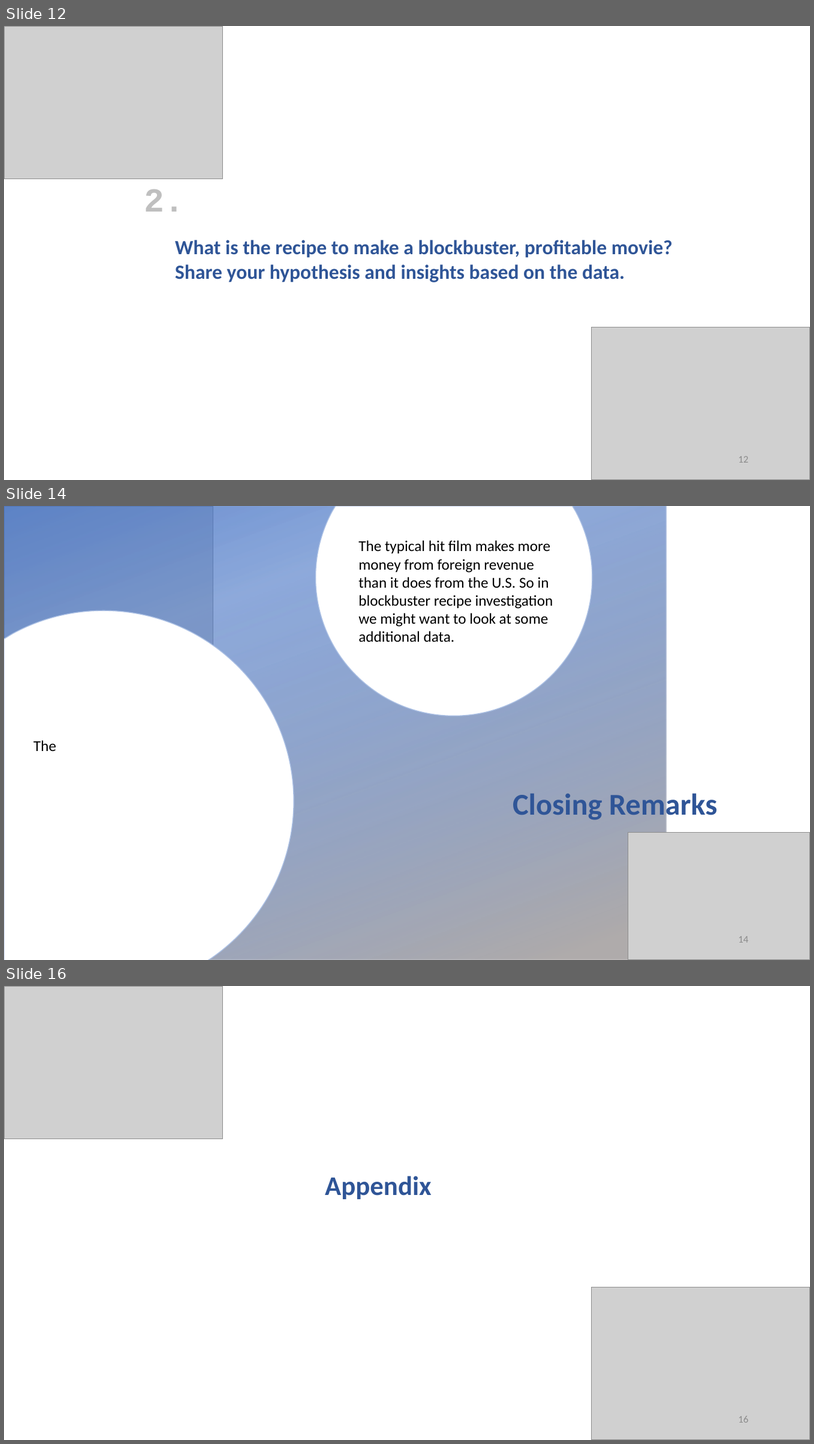
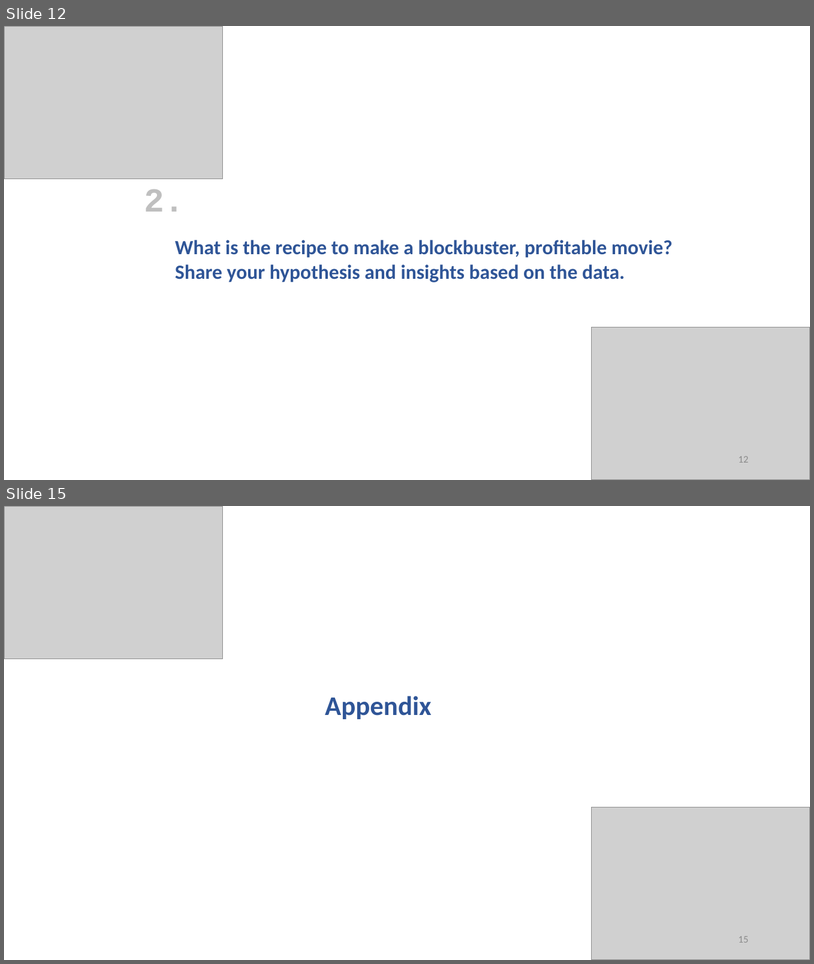
Before and after one commit to natalipivnitskaya/Movie_Meta_Data_Analysis, a slide deck: presentation/Presentation1.pptx. Shown one above the other, each under a label of ours: slides 12, 14 and 16 before the commit, slides 12 and 15 after it; the slides between them are not shown. The pictures are 814x1444 and 814x964 pixels, drawn with LibreOffice and Linux fonts; fonts in the diff are those of the drawing; grey boxes stand for pictures; background and template pictures are left out. Boxes give left, top, right and bottom in pixels: in the first picture for what was removed or moved away, otherwise in the second. Text is boxed around its words. In the diff, an @@ line names an element or a change of style, - is before the commit and + after.

```diff
--- a/presentation/Presentation1.pptx
+++ b/presentation/Presentation1.pptx
@@ slide 14 removed at <box>4,506,810,960</box>, background picture (left out) @@
@@ picture removed at <box>4,506,213,652</box> @@
@@ rectangle removed at <box>4,506,667,960</box> @@
@@ freeform shape removed at <box>315,506,593,716</box> @@
@@ text removed at <box>359,540,554,642</box> @@
-The typical hit film makes more money from foreign revenue than it does from the U.S. So in blockbuster recipe investigation we might want to look at some additional data.
@@ freeform shape removed at <box>4,610,294,960</box> @@
@@ text removed at <box>33,740,56,751</box> @@
-The
@@ text removed at <box>513,789,718,821</box> @@
-Closing Remarks
@@ picture removed at <box>629,832,810,959</box> @@
@@ page number removed at <box>738,936,749,942</box> @@
-14
@@ what was slide 16 is now slide 15 @@
@@ page number at <box>738,936,749,942</box>: text changed @@
-16
+15
```
Also in this commit, not shown: 2 slides changed, 6 other files.
